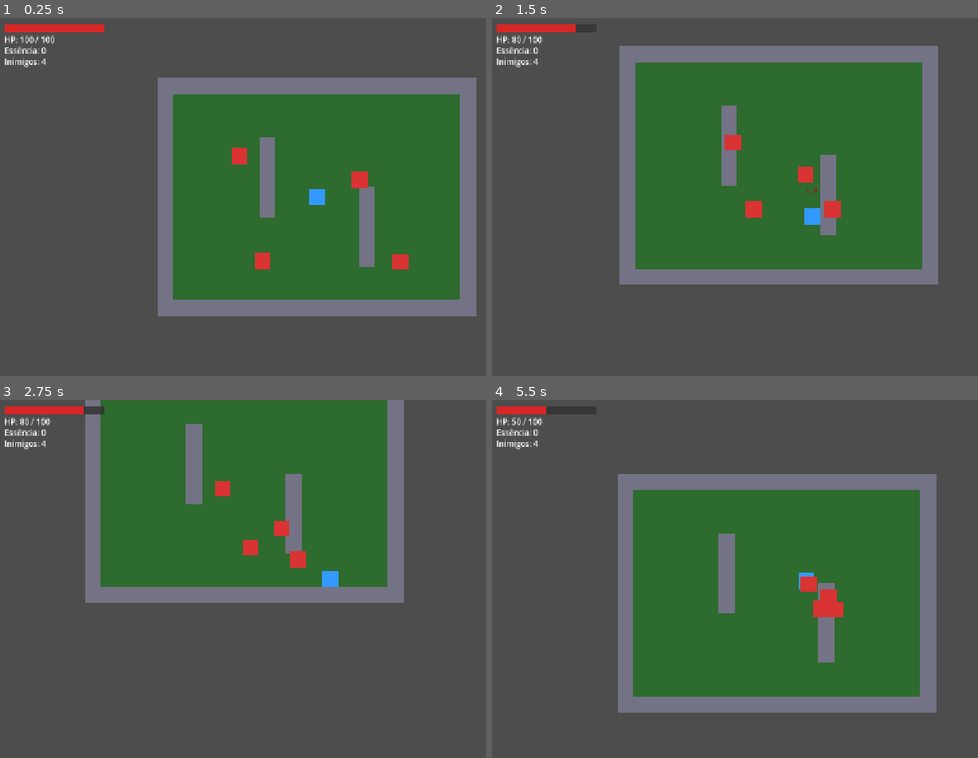
Above: before the commit, frames 1-4 (two rows, left to right).
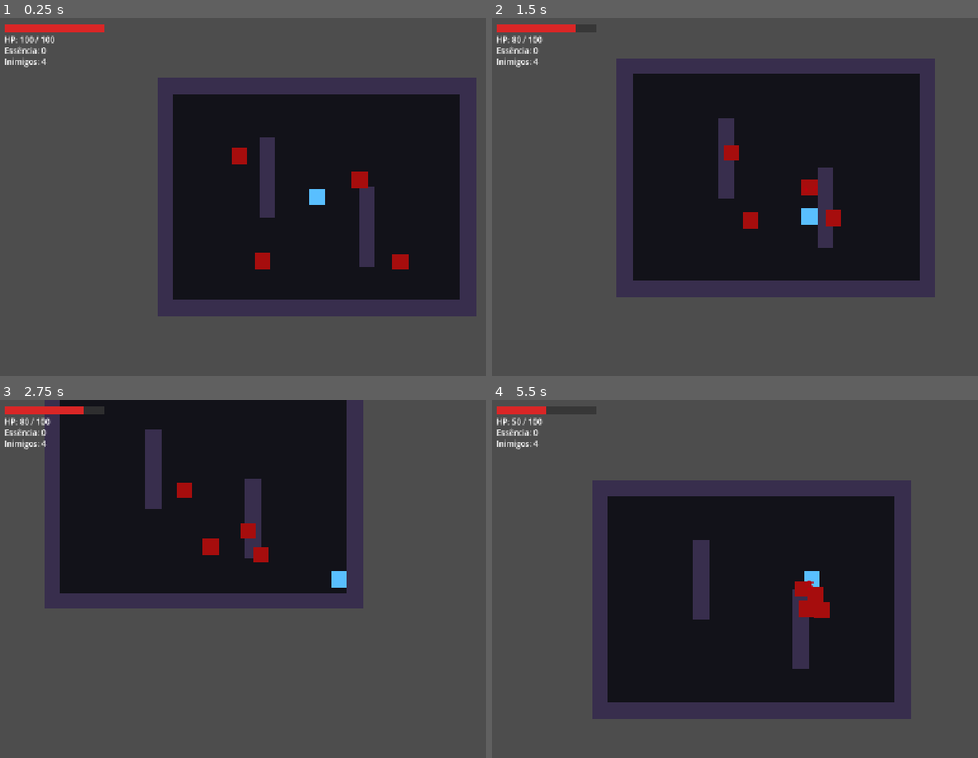
Above: after the commit, the same moments.

Repository: dockhorn12/Ashborn-jogo
Game: Godot game, scene res://ashborn/scenes/world/World.tscn
The game is run twice, just before and just after one commit, with the same random seed, the same clock (stepped at 60 frames per second) and the same inputs.
Inputs (mouse positions are in pixels of both pictures, inside the frame that each line leads up to):
- Up to frame 1 (0.25 s): no input
- Up to frame 2 (1.5 s): move the mouse to (948, 179) at 0.52 s; hold Right (ui_right) 0.53-1.28 s; hold F (attack) 0.53-1.28 s; tap Space (dash, bound only after the commit) at 0.8, 1.35 s; move the mouse to (681, 214) at 1.27 s; hold Down (ui_down) from 1.28 s (still down)
- Up to frame 3 (2.75 s): tap F (attack) at 1.55 s; move the mouse to (379, 500) at 2.02 s; release Down (ui_down) at 2.03 s; hold Right (ui_right) from 2.03 s (still down); hold F (attack) from 2.03 s (still down); tap Space (dash, bound only after the commit) at 2.3 s
- Up to frame 4 (5.5 s): move the mouse to (778, 650) at 2.77 s; release Right (ui_right) at 2.78 s; release F (attack) at 2.78 s; hold Up (ui_up) 2.78-3.53 s; tap Space (dash, bound only after the commit) at 2.85, 3.8, 4.35, 5.3 s; tap F (attack) at 3.05, 4.55 s; move the mouse to (outside the picture) at 3.52 s; hold F (attack) 3.53-4.28 s; hold Left (ui_left) 3.53-5.03 s; tap Q (skill_q, bound only after the commit) at 4.15 s; move the mouse to (618, 525) at 4.27 s; move the mouse to (841, 579) at 5.02 s; hold Down (ui_down) from 5.03 s (still down); hold F (attack) from 5.03 s (still down)

The runs differ from the first frame. In frame 1, 44% of the frame differs, in the area x 32-99%, y 16-84%; in frame 2, 46%; in frame 3, 43%; in frame 4, 48%, in the area x 20-92%, y 20-90%.

Commit message:
feat: mouse aim, dash, projétil Q, screen shake e visual dark
Co-Authored-By: Claude Sonnet 4.6 <noreply@anthropic.com>

Diff:
--- /dev/null
+++ b/ashborn/scenes/combat/Projectile.tscn
@@ -0,0 +1,21 @@
+[gd_scene format=3]
+
+[ext_resource type="Script" path="res://ashborn/scripts/combat/Projectile.gd" id="1_proj"]
+
+[sub_resource type="RectangleShape2D" id="RectangleShape2D_proj"]
+size = Vector2(14, 8)
+
+[node name="Projectile" type="Area2D"]
+collision_layer = 8
+collision_mask = 4
+script = ExtResource("1_proj")
+
+[node name="Visual" type="ColorRect" parent="."]
+offset_left = -7.0
+offset_top = -4.0
+offset_right = 7.0
+offset_bottom = 4.0
+color = Color(0.6, 0.2, 1.0, 1)
+
+[node name="CollisionShape2D" type="CollisionShape2D" parent="."]
+shape = SubResource("RectangleShape2D_proj")
--- a/ashborn/scenes/enemies/Enemy.tscn
+++ b/ashborn/scenes/enemies/Enemy.tscn
@@ -18,7 +18,7 @@
 offset_top = -16.0
 offset_right = 16.0
 offset_bottom = 16.0
-color = Color(0.85, 0.2, 0.2, 1)
+color = Color(0.65, 0.05, 0.05, 1)
 
 [node name="CollisionShape2D" type="CollisionShape2D" parent="."]
 shape = SubResource("RectangleShape2D_enemy")
--- a/ashborn/scenes/player/Player.tscn
+++ b/ashborn/scenes/player/Player.tscn
@@ -19,7 +19,7 @@
 offset_top = -16.0
 offset_right = 16.0
 offset_bottom = 16.0
-color = Color(0.2, 0.6, 1, 1)
+color = Color(0.35, 0.75, 1.0, 1)
 
 [node name="CollisionShape2D" type="CollisionShape2D" parent="." unique_id=707807641]
 shape = SubResource("RectangleShape2D_player")
--- a/ashborn/scenes/world/World.tscn
+++ b/ashborn/scenes/world/World.tscn
@@ -29,7 +29,7 @@
 [node name="Floor" type="ColorRect" parent="." unique_id=1250832886]
 offset_right = 640.0
 offset_bottom = 480.0
-color = Color(0.18, 0.42, 0.18, 1)
+color = Color(0.07, 0.07, 0.1, 1)
 
 [node name="WallTop" type="StaticBody2D" parent="." unique_id=110590038]
 position = Vector2(320, 16)
@@ -43,7 +43,7 @@
 offset_top = -16.0
 offset_right = 320.0
 offset_bottom = 16.0
-color = Color(0.45, 0.45, 0.52, 1)
+color = Color(0.22, 0.18, 0.3, 1)
 
 [node name="WallBottom" type="StaticBody2D" parent="." unique_id=1656426069]
 position = Vector2(320, 464)
@@ -57,7 +57,7 @@
 offset_top = -16.0
 offset_right = 320.0
 offset_bottom = 16.0
-color = Color(0.45, 0.45, 0.52, 1)
+color = Color(0.22, 0.18, 0.3, 1)
 
 [node name="WallLeft" type="StaticBody2D" parent="." unique_id=1921215614]
 position = Vector2(16, 240)
@@ -71,7 +71,7 @@
 offset_top = -240.0
 offset_right = 16.0
 offset_bottom = 240.0
-color = Color(0.45, 0.45, 0.52, 1)
+color = Color(0.22, 0.18, 0.3, 1)
 
 [node name="WallRight" type="StaticBody2D" parent="." unique_id=1235839067]
 position = Vector2(624, 240)
@@ -85,7 +85,7 @@
 offset_top = -240.0
 offset_right = 16.0
 offset_bottom = 240.0
-color = Color(0.45, 0.45, 0.52, 1)
+color = Color(0.22, 0.18, 0.3, 1)
 
 [node name="Obstacle1" type="StaticBody2D" parent="." unique_id=1392795524]
 position = Vector2(220, 200)
@@ -99,7 +99,7 @@
 offset_top = -80.0
 offset_right = 16.0
 offset_bottom = 80.0
-color = Color(0.45, 0.45, 0.52, 1)
+color = Color(0.22, 0.18, 0.3, 1)
 
 [node name="Obstacle2" type="StaticBody2D" parent="." unique_id=392479286]
 position = Vector2(420, 300)
@@ -113,7 +113,7 @@
 offset_top = -80.0
 offset_right = 16.0
 offset_bottom = 80.0
-color = Color(0.45, 0.45, 0.52, 1)
+color = Color(0.22, 0.18, 0.3, 1)
 
 [node name="HUD" parent="." instance=ExtResource("3_world")]
 
--- /dev/null
+++ b/ashborn/scripts/combat/Projectile.gd
@@ -0,0 +1,41 @@
+extends Area2D
+
+# Velocidade de deslocamento do projétil
+const VELOCIDADE: float = 400.0
+
+# Dano causado ao acertar um inimigo
+const DANO: int = 25
+
+# Tempo de vida máximo em segundos (some se não acertar nada)
+const TEMPO_VIDA: float = 1.5
+
+# Direção definida pelo Player ao instanciar
+var direcao: Vector2 = Vector2.RIGHT
+
+func _ready() -> void:
+	# Conecta colisão com inimigos
+	body_entered.connect(_on_body_entered)
+	# Destrói o projétil após o tempo de vida
+	get_tree().create_timer(TEMPO_VIDA).timeout.connect(queue_free)
+	# Aponta visualmente na direção do disparo
+	rotation = direcao.angle()
+
+func _process(delta: float) -> void:
+	# Move o projétil em linha reta
+	global_position += direcao * VELOCIDADE * delta
+
+func _on_body_entered(body: Node2D) -> void:
+	if body.has_method("receber_dano"):
+		body.receber_dano(DANO)
+	# Pequeno flash ao impactar e some
+	_explodir()
+
+func _explodir() -> void:
+	# Desativa colisão para não acertar mais nada
+	$CollisionShape2D.set_deferred("disabled", true)
+	# Expande e some
+	var tween := create_tween()
+	tween.set_parallel(true)
+	tween.tween_property($Visual, "scale", Vector2(3.0, 3.0), 0.15)
+	tween.tween_property($Visual, "modulate:a", 0.0, 0.15)
+	tween.chain().tween_callback(queue_free)
--- a/ashborn/scripts/enemies/Enemy.gd
+++ b/ashborn/scripts/enemies/Enemy.gd
@@ -24,8 +24,8 @@
 @onready var contact_area: Area2D = $ContactArea
 
 # Cores para o efeito de piscar
-const COR_NORMAL := Color(0.85, 0.2, 0.2, 1)
-const COR_DANO   := Color(1.0, 1.0, 1.0, 1)
+const COR_NORMAL := Color(0.65, 0.05, 0.05, 1)
+const COR_DANO   := Color(1.0, 0.9, 0.2, 1)
 
 # Referência ao player (buscada no _ready)
 var _player: Node2D = null
--- a/ashborn/scripts/player/Player.gd
+++ b/ashborn/scripts/player/Player.gd
@@ -6,39 +6,53 @@
 # Emitido ao coletar essência
 signal essencia_changed(total: int)
 
+# Emitido ao tomar dano — a câmera escuta para fazer screen shake
+signal tomou_dano
+
 # --- Stats do Kael ---
-var move_speed: float = 150.0
+var move_speed: float = 160.0
 var max_hp: int = 100
 var current_hp: int = 100
 
 # Total de essência coletada
 var essencia: int = 0
 
-# Dano causado por cada ataque
-const DANO_ATAQUE: int = 10
+# Dano do ataque corpo a corpo
+const DANO_ATAQUE: int = 15
+
+# Custo de essência para usar a skill Q
+const CUSTO_SKILL: int = 10
 
 # Tempo de invulnerabilidade após receber dano (segundos)
 const TEMPO_INVULNERAVEL: float = 0.5
+
+# Cooldown do dash em segundos
+const COOLDOWN_DASH: float = 0.8
 
 # Controle de estado
 var _invulneravel: bool = false
 var _morto: bool = false
-
-# Guarda a última direção para orientar a hitbox
-var last_direction: Vector2 = Vector2.RIGHT
+var _dash_pronto: bool = true
+
+# Direção atual do mouse em relação ao player
+var _direcao_mouse: Vector2 = Vector2.RIGHT
 
 # Velocidade do knockback ao tomar dano
 var _knockback: Vector2 = Vector2.ZERO
 
 # Controle de multi-hit por ataque
 var _inimigos_atingidos: Array = []
+
+# Cena do projétil da skill Q
+const PROJECTILE_CENA := preload("res://ashborn/scenes/combat/Projectile.tscn")
 
 # --- Referências ---
 @onready var attack_hitbox: Area2D = $AttackHitbox
 @onready var visual: ColorRect = $Visual
+@onready var camera: Camera2D = $Camera2D
 
 # Cores
-const COR_NORMAL     := Color(0.2, 0.6, 1.0, 1)
+const COR_NORMAL     := Color(0.35, 0.75, 1.0, 1)
 const COR_DANO       := Color(1.0, 1.0, 1.0, 1)
 const COR_MORTO      := Color(0.25, 0.25, 0.25, 1)
 const COR_SANGUE     := Color(0.75, 0.0, 0.05, 1)
@@ -48,26 +62,23 @@
 	current_hp = max_hp
 	attack_hitbox.monitoring = false
 	attack_hitbox.body_entered.connect(_on_hitbox_body_entered)
-	# Adiciona ao grupo para que inimigos possam encontrar o player
 	add_to_group("player")
-	# Emite valores iniciais para o HUD exibir corretamente desde o começo
 	hp_changed.emit(current_hp, max_hp)
 	essencia_changed.emit(essencia)
 
 func _physics_process(delta: float) -> void:
-	var _delta := delta
-	# Para todo movimento ao morrer
 	if _morto:
 		velocity = Vector2.ZERO
 		return
 
-	# Aplica knockback e amorece a cada frame
+	# Atualiza direção para o mouse a cada frame
+	_direcao_mouse = (get_global_mouse_position() - global_position).normalized()
+
+	# Aplica knockback e amorece gradualmente
 	if _knockback != Vector2.ZERO:
-		_knockback = _knockback.move_toward(Vector2.ZERO, 400.0 * _delta)
+		_knockback = _knockback.move_toward(Vector2.ZERO, 500.0 * delta)
 
 	var direction: Vector2 = Input.get_vector("ui_left", "ui_right", "ui_up", "ui_down")
-	if direction != Vector2.ZERO:
-		last_direction = direction
 	velocity = direction * move_speed + _knockback
 	move_and_slide()
 
@@ -76,13 +87,50 @@
 		return
 	if event.is_action_pressed("attack"):
 		_executar_ataque()
-
+	if event.is_action_pressed("skill_q"):
+		_executar_skill_q()
+	if event.is_action_pressed("dash"):
+		_executar_dash()
+
+# Ataque corpo a corpo na direção do mouse
 func _executar_ataque() -> void:
 	_inimigos_atingidos.clear()
-	attack_hitbox.position = last_direction.normalized() * 28.0
+	attack_hitbox.position = _direcao_mouse * 28.0
 	attack_hitbox.monitoring = true
+	await get_tree().create_timer(0.12).timeout
+	attack_hitbox.monitoring = false
+
+# Skill Q — dispara projétil na direção do mouse (custa 10 de essência)
+func _executar_skill_q() -> void:
+	if essencia < CUSTO_SKILL:
+		print("Essência insuficiente para usar skill!")
+		return
+	essencia -= CUSTO_SKILL
+	essencia_changed.emit(essencia)
+
+	var proj := PROJECTILE_CENA.instantiate()
+	proj.direcao = _direcao_mouse
+	proj.global_position = global_position + _direcao_mouse * 20.0
+	get_parent().add_child(proj)
+
+# Dash rápido na direção do movimento (ou do mouse se parado)
+func _executar_dash() -> void:
+	if not _dash_pronto or _morto:
+		return
+	_dash_pronto = false
+	var dir := Input.get_vector("ui_left", "ui_right", "ui_up", "ui_down")
+	if dir == Vector2.ZERO:
+		dir = _direcao_mouse
+	# Aplica impulso forte brevemente
+	_knockback = dir * 420.0
+	# Fica semi-transparente durante o dash
+	visual.modulate = Color(1, 1, 1, 0.4)
 	await get_tree().create_timer(0.15).timeout
-	attack_hitbox.monitoring = false
+	visual.modulate = Color(1, 1, 1, 1.0)
+	# Aguarda cooldown antes de liberar novo dash
+	await get_tree().create_timer(COOLDOWN_DASH).timeout
+	if is_instance_valid(self):
+		_dash_pronto = true
 
 # Chamado pela Essence ao ser coletada
 func coletar_essencia() -> void:
@@ -96,7 +144,7 @@
 	if body.has_method("receber_dano"):
 		body.receber_dano(DANO_ATAQUE)
 
-# Chamado pelo inimigo ao encostar no player; origem é a posição do inimigo
+# Chamado pelo inimigo ao encostar no player
 func receber_dano_contato(quantidade: int, origem: Vector2 = Vector2.ZERO) -> void:
 	if _morto or _invulneravel:
 		return
@@ -104,12 +152,11 @@
 	current_hp -= quantidade
 	print("Kael recebeu %d de dano — HP: %d/%d" % [quantidade, current_hp, max_hp])
 
-	# Knockback: empurra Kael para longe do inimigo
 	var direcao_knockback := (global_position - origem).normalized()
-	_knockback = direcao_knockback * 220.0
-
-	# Notifica o HUD com o novo valor de HP
+	_knockback = direcao_knockback * 240.0
+
 	hp_changed.emit(current_hp, max_hp)
+	tomou_dano.emit()
 
 	_spawnar_sangue()
 	_piscar()
@@ -119,24 +166,17 @@
 		_morrer()
 
 func _spawnar_sangue() -> void:
-	# Cria 6 gotas vermelhas que caem e somem em 0.35 segundos
 	for i in range(6):
 		var gota := ColorRect.new()
 		gota.size = Vector2(4, 6)
 		gota.color = COR_SANGUE
-
-		# Posição inicial: espalhada ao redor do Kael
-		var offset := Vector2(randf_range(-10, 10), randf_range(-10, 6))
+		var offset := Vector2(randf_range(-12, 12), randf_range(-12, 8))
 		gota.global_position = global_position + offset
-
-		# Adiciona a gota como filho da cena (não do player, para não mover junto)
 		get_parent().add_child(gota)
-
-		# Anima: cai para baixo e some
 		var tween := get_tree().create_tween()
 		tween.set_parallel(true)
-		tween.tween_property(gota, "global_position:y", gota.global_position.y + 22, 0.35)
-		tween.tween_property(gota, "modulate:a", 0.0, 0.35)
+		tween.tween_property(gota, "global_position:y", gota.global_position.y + 26, 0.4)
+		tween.tween_property(gota, "modulate:a", 0.0, 0.4)
 		tween.chain().tween_callback(gota.queue_free)
 
 func _piscar() -> void:
@@ -153,12 +193,9 @@
 
 func _morrer() -> void:
 	_morto = true
-	# Muda a cor para cinza escuro — Kael "apagado"
 	visual.color = COR_MORTO
-	# Spawna uma última leva de sangue maior
-	for i in range(3):
+	for i in range(4):
 		_spawnar_sangue()
 	print("Kael morreu!")
-	# Recarrega a cena após 1.5 segundos
 	await get_tree().create_timer(1.5).timeout
 	get_tree().reload_current_scene()
--- a/ashborn/scripts/world/World.gd
+++ b/ashborn/scripts/world/World.gd
@@ -1,9 +1,7 @@
 extends Node2D
 
-# Cena do inimigo para respawn
 const ENEMY_CENA := preload("res://ashborn/scenes/enemies/Enemy.tscn")
 
-# Posições fixas onde os inimigos reaparecem
 const POSICOES_SPAWN := [
 	Vector2(420, 200),
 	Vector2(150, 150),
@@ -13,21 +11,18 @@
 
 @onready var player: CharacterBody2D = $Player
 @onready var hud: CanvasLayer = $HUD
+@onready var camera: Camera2D = $Player/Camera2D
 
-# Quantos inimigos estão vivos na cena agora
 var _inimigos_vivos: int = 0
 
 func _ready() -> void:
-	# Conecta sinais do player ao HUD
 	player.hp_changed.connect(hud.atualizar_hp)
 	player.essencia_changed.connect(hud.atualizar_essencia)
+	player.tomou_dano.connect(_screen_shake)
 
-	# Registra os inimigos que já estão na cena
-	# (get_nodes_in_group é seguro aqui pois filhos rodam _ready() antes do pai)
 	for inimigo in get_tree().get_nodes_in_group("enemies"):
 		_registrar_inimigo(inimigo)
 
-# Conecta o sinal de morte de um inimigo e incrementa o contador
 func _registrar_inimigo(inimigo: Node) -> void:
 	_inimigos_vivos += 1
 	inimigo.morreu.connect(_on_inimigo_morreu)
@@ -36,18 +31,25 @@
 func _on_inimigo_morreu() -> void:
 	_inimigos_vivos -= 1
 	hud.atualizar_inimigos(_inimigos_vivos)
-
-	# Quando todos morrerem, aguarda 2s e respawna
 	if _inimigos_vivos <= 0:
 		hud.mostrar_sala_limpa()
 		await get_tree().create_timer(2.0).timeout
 		_respawnar_inimigos()
 
 func _respawnar_inimigos() -> void:
-	# Cria um inimigo em cada posição fixa e os registra
 	for pos in POSICOES_SPAWN:
 		var inimigo := ENEMY_CENA.instantiate()
 		inimigo.add_to_group("enemies")
 		add_child(inimigo)
 		inimigo.global_position = pos
 		_registrar_inimigo(inimigo)
+
+# Balança a câmera ao tomar dano — efeito de impacto
+func _screen_shake() -> void:
+	var intensidade := 5.0
+	var tween := create_tween()
+	# Balança em 4 direções rapidamente
+	tween.tween_property(camera, "offset", Vector2(intensidade, 0), 0.04)
+	tween.tween_property(camera, "offset", Vector2(-intensidade, intensidade), 0.04)
+	tween.tween_property(camera, "offset", Vector2(0, -intensidade), 0.04)
+	tween.tween_property(camera, "offset", Vector2.ZERO, 0.04)
--- a/project.godot
+++ b/project.godot
@@ -61,6 +61,17 @@
 attack={
 "deadzone": 0.5,
 "events": [Object(InputEventKey,"resource_local_to_scene":false,"resource_name":"","device":-1,"window_id":0,"alt_press …(192 unchanged characters)…
+, Object(InputEventMouseButton,"resource_local_to_scene":false,"resource_name":"","device":-1,"window_id":0,"alt_pressed":false,"shift_pressed":false,"ctrl_pressed":false,"meta_pressed":false,"pressed":false,"button_index":1,"factor":1.0,"script":null)
+]
+}
+skill_q={
+"deadzone": 0.5,
+"events": [Object(InputEventKey,"resource_local_to_scene":false,"resource_name":"","device":-1,"window_id":0,"alt_pressed":false,"shift_pressed":false,"ctrl_pressed":false,"meta_pressed":false,"pressed":false,"keycode":0,"physical_keycode":81,"key_label":0,"unicode":113,"location":0,"echo":false,"script":null)
+]
+}
+dash={
+"deadzone": 0.5,
+"events": [Object(InputEventKey,"resource_local_to_scene":false,"resource_name":"","device":-1,"window_id":0,"alt_pressed":false,"shift_pressed":false,"ctrl_pressed":false,"meta_pressed":false,"pressed":false,"keycode":0,"physical_keycode":32,"key_label":0,"unicode":32,"location":0,"echo":false,"script":null)
 ]
 }
 
Not shown, added: ashborn/scripts/combat/Projectile.gd.uid
Not shown, added: ashborn/scripts/hud/HUD.gd.uid
Not shown, added: ashborn/scripts/pickups/Essence.gd.uid
